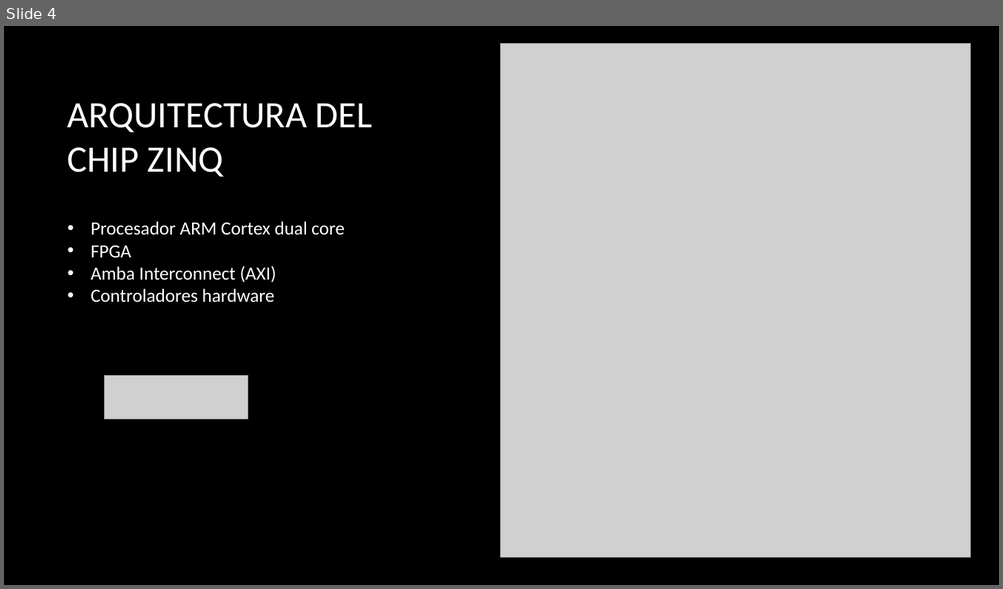
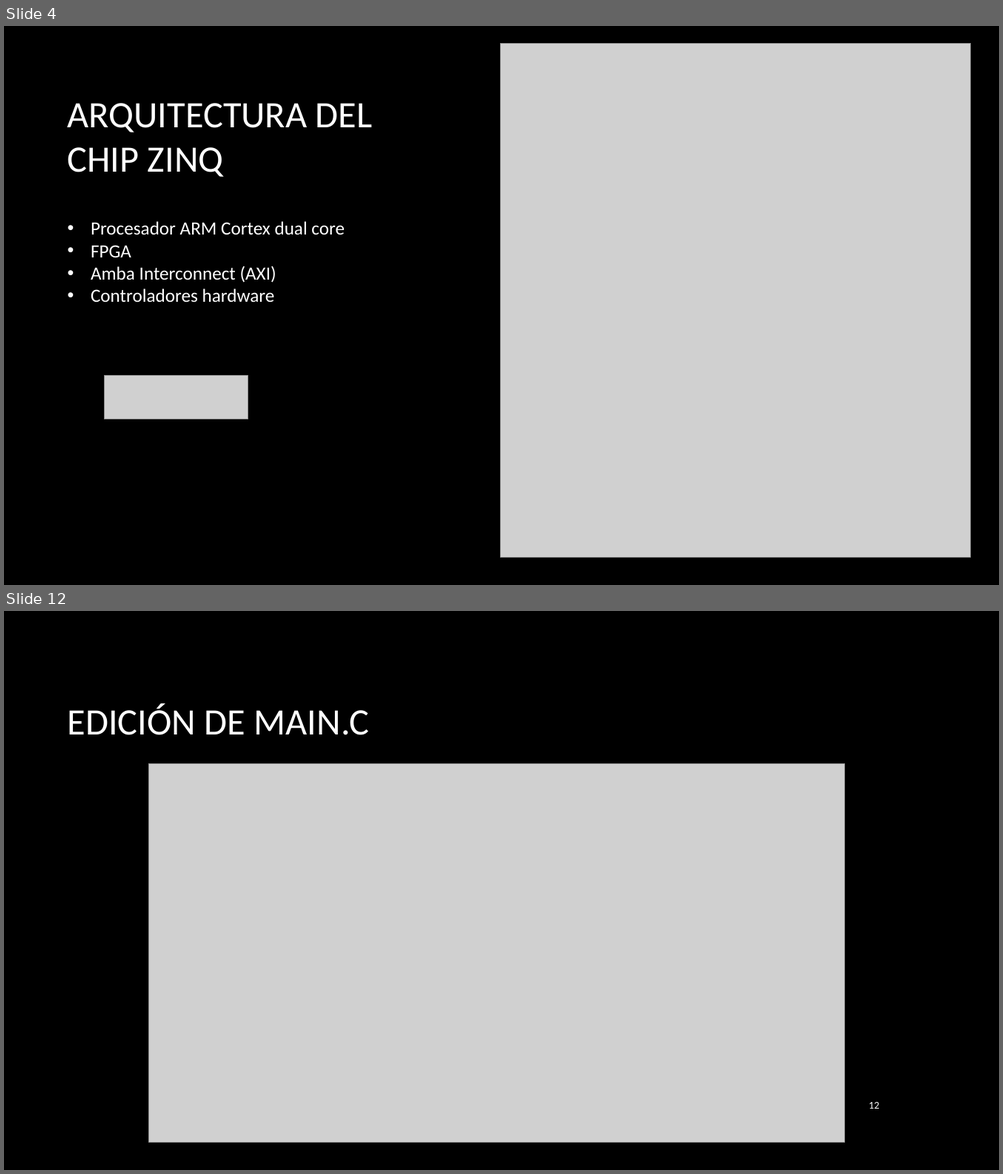
Before and after one commit to kharenzze/Zybo, a slide deck: FreeRTOS/presentación.pptx. Shown one above the other, each under a label of ours: slide 4 before the commit, slides 4 and 12 after it; the slides between them are not shown. The pictures are 1003x589 and 1003x1174 pixels, drawn with LibreOffice and Linux fonts; fonts in the diff are those of the drawing; grey boxes stand for pictures; background and template pictures are left out. Boxes give left, top, right and bottom in pixels: in the first picture for what was removed or moved away, otherwise in the second. Text is boxed around its words. In the diff, an @@ line names an element or a change of style, - is before the commit and + after.

```diff
--- a/FreeRTOS/presentación.pptx
+++ b/FreeRTOS/presentación.pptx
@@ slide 12 added at (4,611,999,1170), background picture (left out) @@
@@ title added at (68,704,370,735), 36 pt, text #FFFFFF @@
+EDICIÓN DE MAIN.C
@@ picture added at (149,763,844,1142) @@
@@ page number added at (868,1102,879,1109), 10 pt, text #FFFFFF @@
+12
```
Also in this commit, not shown: 2 slides changed, 7 other slides added, 1 slide removed.
